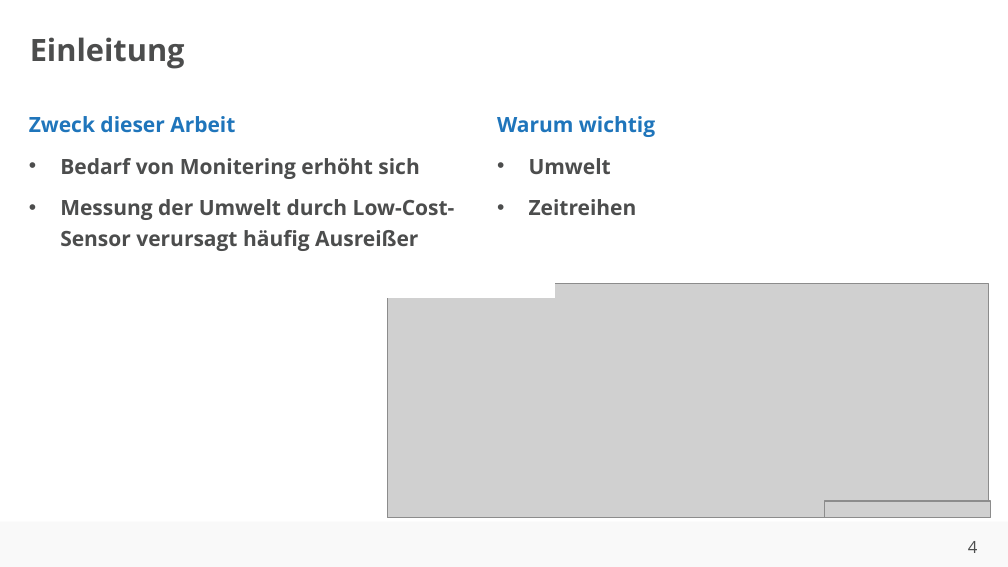
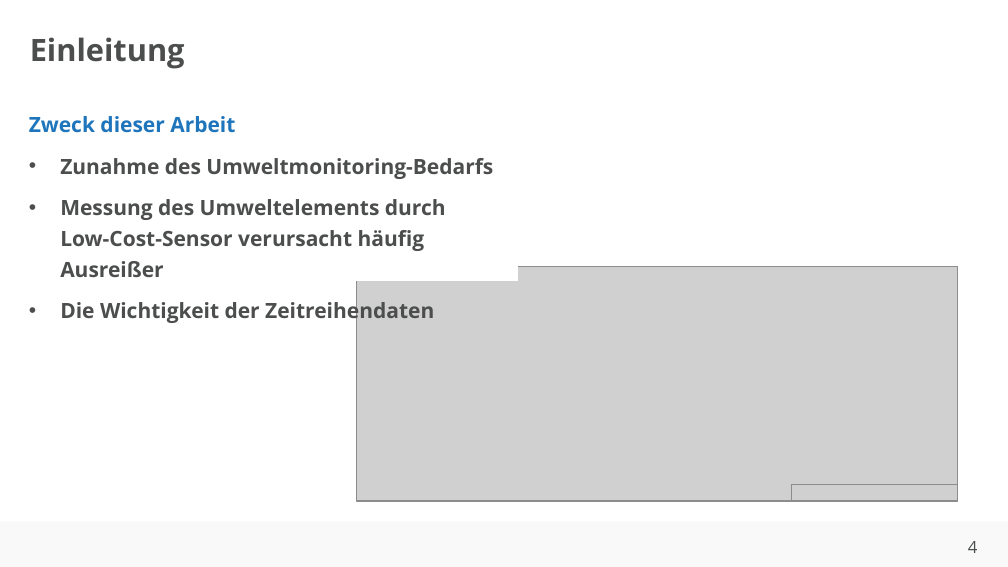
Before and after one commit to ahndavin/Abschlussarbeit_Bachelor, a slide deck: slide 4 of Kolloquium/Kolloquium.pptx. Drawn at 1008x567 pixels with LibreOffice and Linux fonts; fonts in the diff are those of the drawing; grey boxes stand for pictures; background and template pictures are left out. Boxes give left, top, right and bottom in pixels: in the first picture for what was removed or moved away, otherwise in the second. Text is boxed around its words. In the diff, an @@ line names an element or a change of style, - is before the commit and + after.

```diff
--- a/Kolloquium/Kolloquium.pptx
+++ b/Kolloquium/Kolloquium.pptx
@@ text removed at (497, 116, 655, 215) @@
-Warum wichtig
-• Umwelt
-• Zeitreihen
@@ text at (60, 158, 493, 325): text changed @@
-• Bedarf von Monitering erhöht sich
-• Messung der Umwelt durch Low-Cost-Sensor verursagt häufig Ausreißer
+• Zunahme des Umweltmonitoring-Bedarfs
+• Messung des Umweltelements durch
+  Low-Cost-Sensor verursacht häufig Ausreißer
+• Die Wichtigkeit der Zeitreihendaten
@@ rectangle: place and size @@
-rectangle at (387, 283, 554, 296)
+rectangle at (350, 266, 517, 279)
@@ picture: place and size @@
-picture at (387, 283, 988, 518)
+picture at (356, 266, 957, 501)
@@ picture: place and size @@
-picture at (825, 501, 991, 518)
+picture at (791, 484, 958, 501)
```
Also in this commit, not shown: 11 other slides changed, 1 slide added, 6 slides removed, 1 other file.
